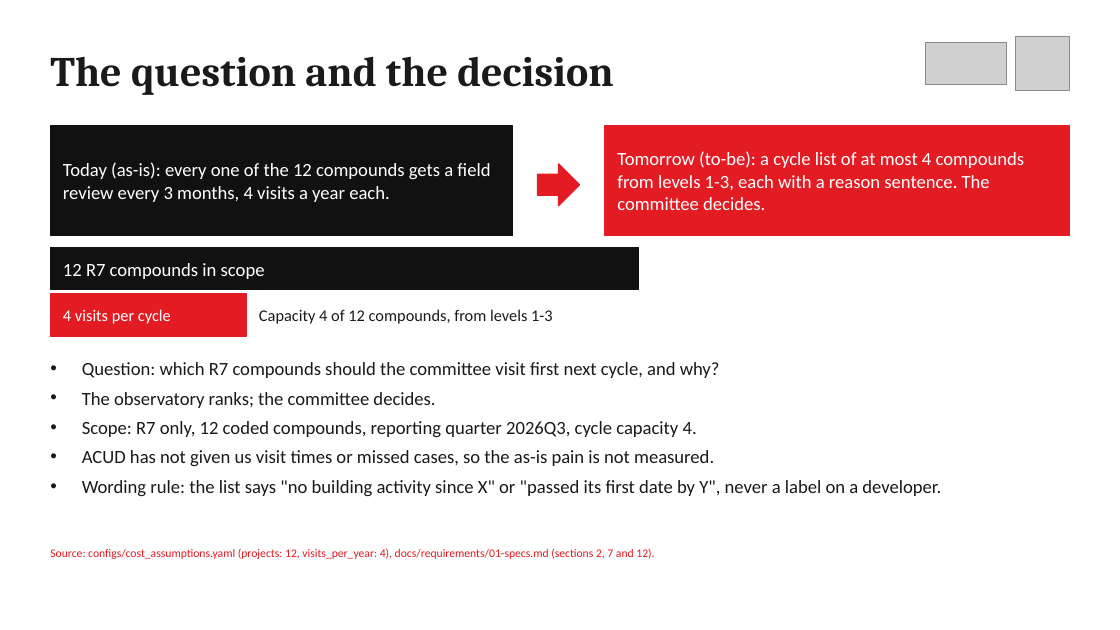
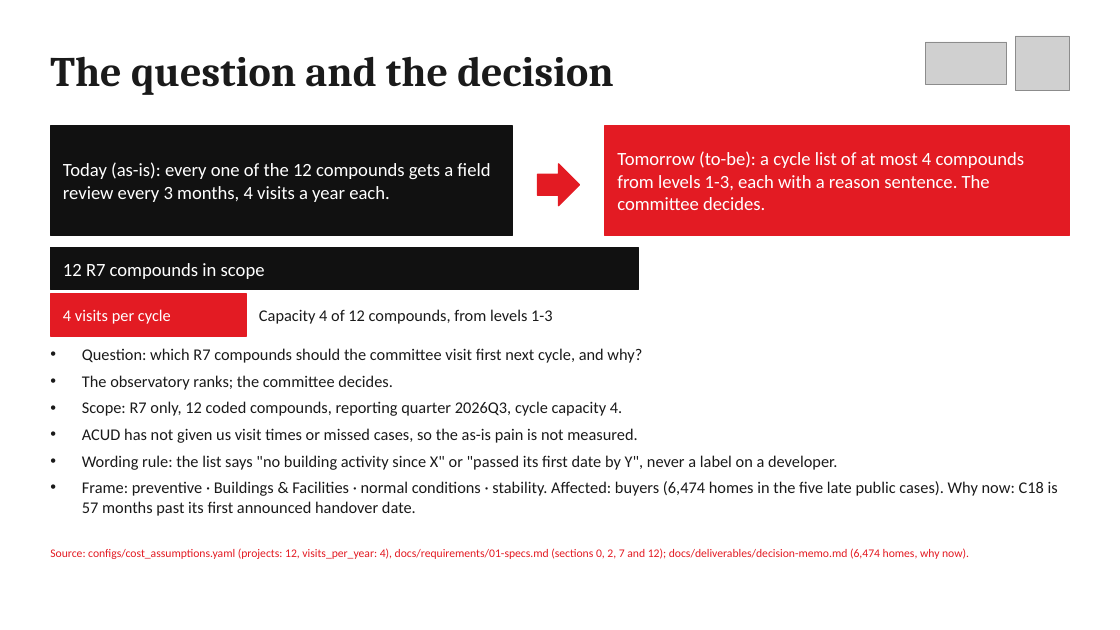
Before and after one commit to elsayedelmandoh/spaceeye-geoai, a slide deck: slide 3 of docs/deliverables/01-presentation/presentation.pptx. Drawn at 1120x630 pixels with LibreOffice and Linux fonts; fonts in the diff are those of the drawing; grey boxes stand for pictures. Boxes give left, top, right and bottom in pixels: in the first picture for what was removed or moved away, otherwise in the second. Text is boxed around its words. In the diff, an @@ line names an element or a change of style, - is before the commit and + after.

Commit message:
docs: rubric audit fixes in deck, transcript and rubric map; talk 14:30 in a 20-minute slot

```diff
--- a/docs/deliverables/01-presentation/presentation.pptx
+++ b/docs/deliverables/01-presentation/presentation.pptx
@@ text "Question: which R7 compounds should ..." moved from (x1=82, y1=362, x2=941, y2=496) to (x1=82, y1=348, x2=1058, y2=516) @@
@@ text at (x1=82, y1=348, x2=837, y2=470): size 16 to 14 pt in "Question: which R7 compounds should the committee ...", "The observatory ranks; the committee decides.", "Scope: R7 only, 12 coded compounds, reporting ...", "ACUD has not given us visit times ..." and 1 more places @@
@@ text at (x1=82, y1=481, x2=1058, y2=516): paragraph added @@
+• Frame: preventive · Buildings & Facilities · normal conditions · stability. Affected: buyers (6,474 homes in the five late public cases). Why now: C18 is 57 months past its first announced handover date.
@@ text at (x1=50, y1=548, x2=969, y2=559): text changed @@
-Source: configs/cost_assumptions.yaml (projects: 12, visits_per_year: 4), docs/requirements/01-specs.md (sections 2, 7 and 12).
+Source: configs/cost_assumptions.yaml (projects: 12, visits_per_year: 4), docs/requirements/01-specs.md (sections 0, 2, 7 and 12); docs/deliverables/decision-memo.md (6,474 homes, why now).
```
Also in this commit, not shown: 9 other slides changed, 5 other files.
